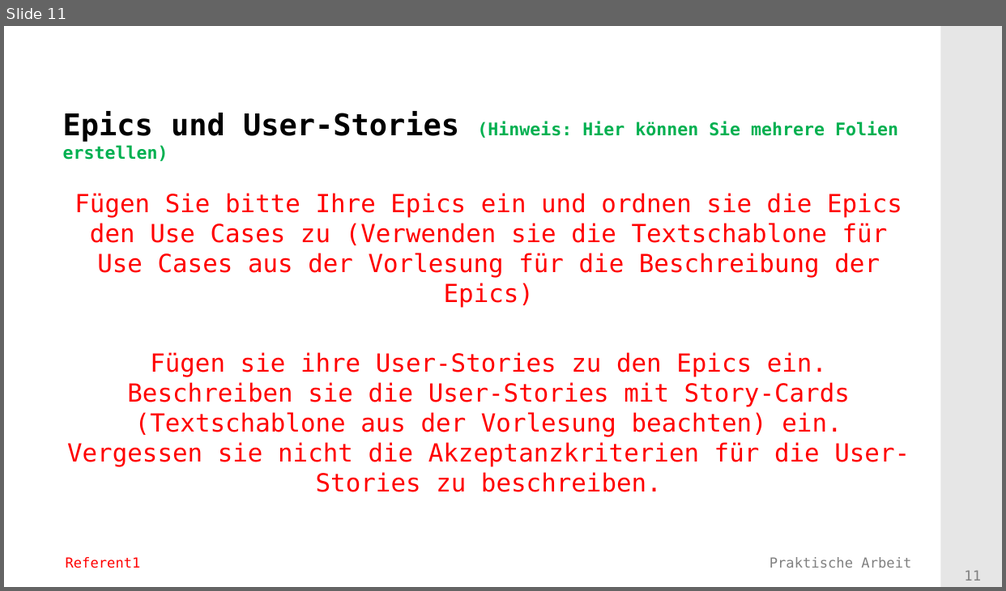
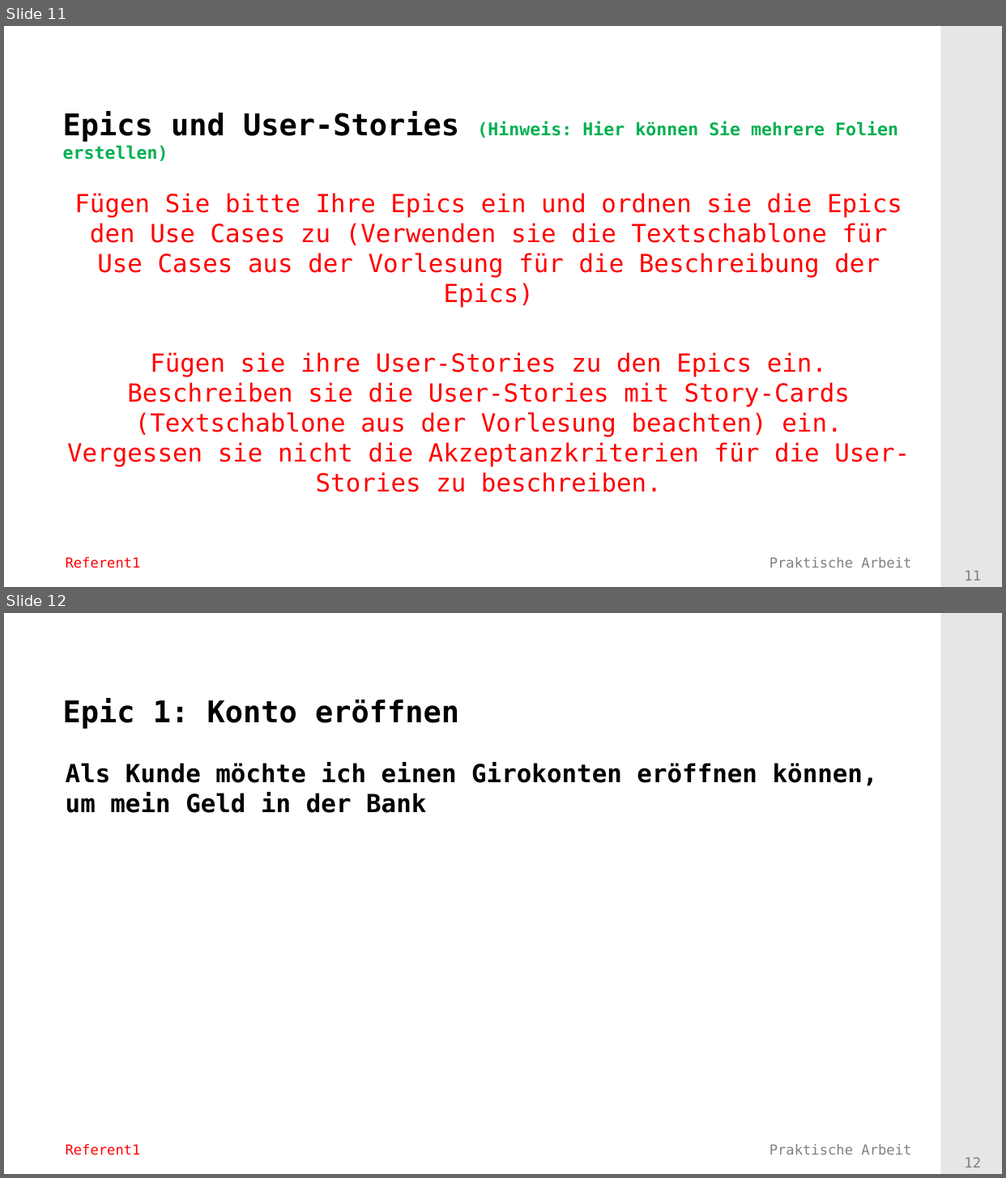
Before and after one commit to Mufasaxi/SimpleBank, a slide deck: Vorlage_Praesentation_2022_Subgroup_2_4_OOA.pptx. Shown one above the other, each under a label of ours: slide 11 before the commit, slides 11 and 12 after it. The pictures are 1006x591 and 1006x1178 pixels, drawn with LibreOffice and Linux fonts; fonts in the diff are those of the drawing; background and template pictures are left out. Boxes give left, top, right and bottom in pixels: in the first picture for what was removed or moved away, otherwise in the second. Text is boxed around its words. In the diff, an @@ line names an element or a change of style, - is before the commit and + after.

```diff
--- a/Vorlage_Praesentation_2022_Subgroup_2_4_OOA.pptx
+++ b/Vorlage_Praesentation_2022_Subgroup_2_4_OOA.pptx
@@ slide 12 added at (4, 613, 1002, 1174), background #FFFFFF; not listed: 4 template elements that a slide beside it also shows @@
@@ title added at (63, 698, 459, 729), 24 pt, text #000000, bold @@
+Epic 1: Konto eröffnen
@@ text added at (66, 762, 878, 813), 20 pt, text #000000, bold @@
+Als Kunde möchte ich einen Girokonten eröffnen können, um mein Geld in der Bank
```
Also in this commit, not shown: 2 slides changed.
